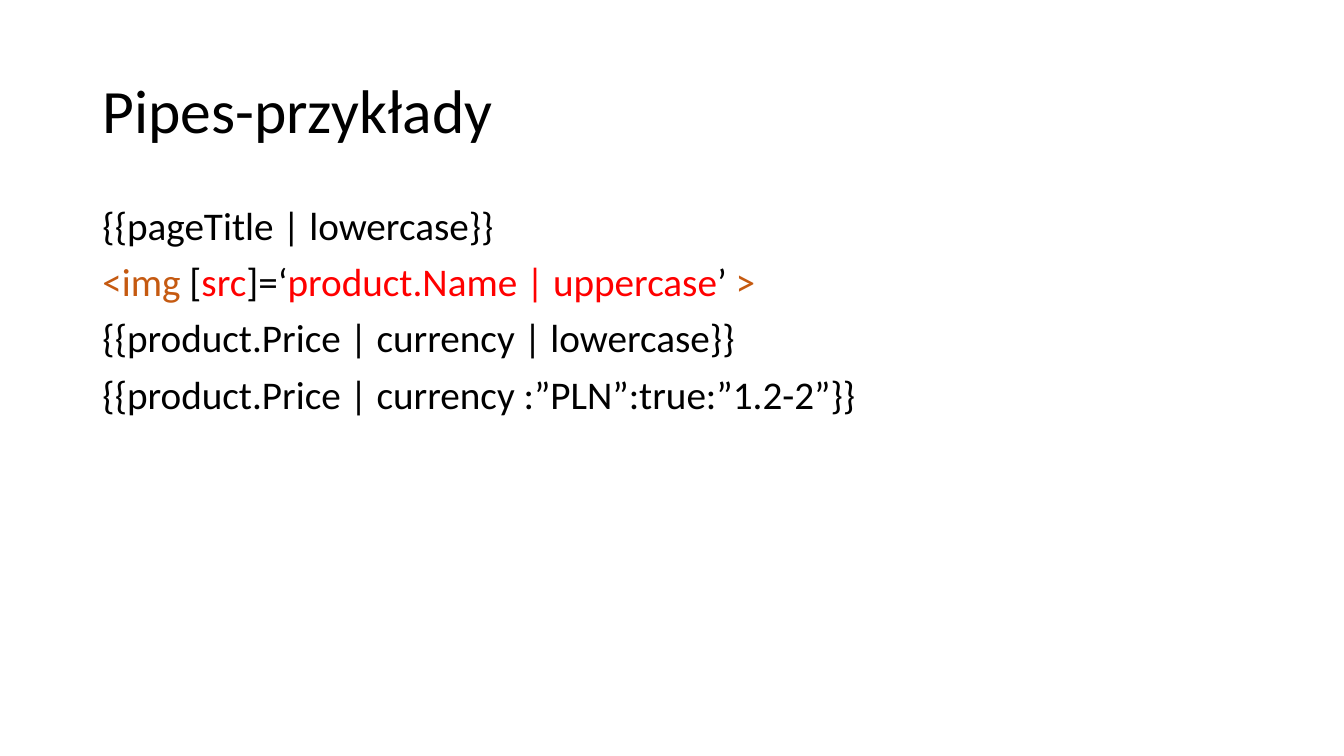
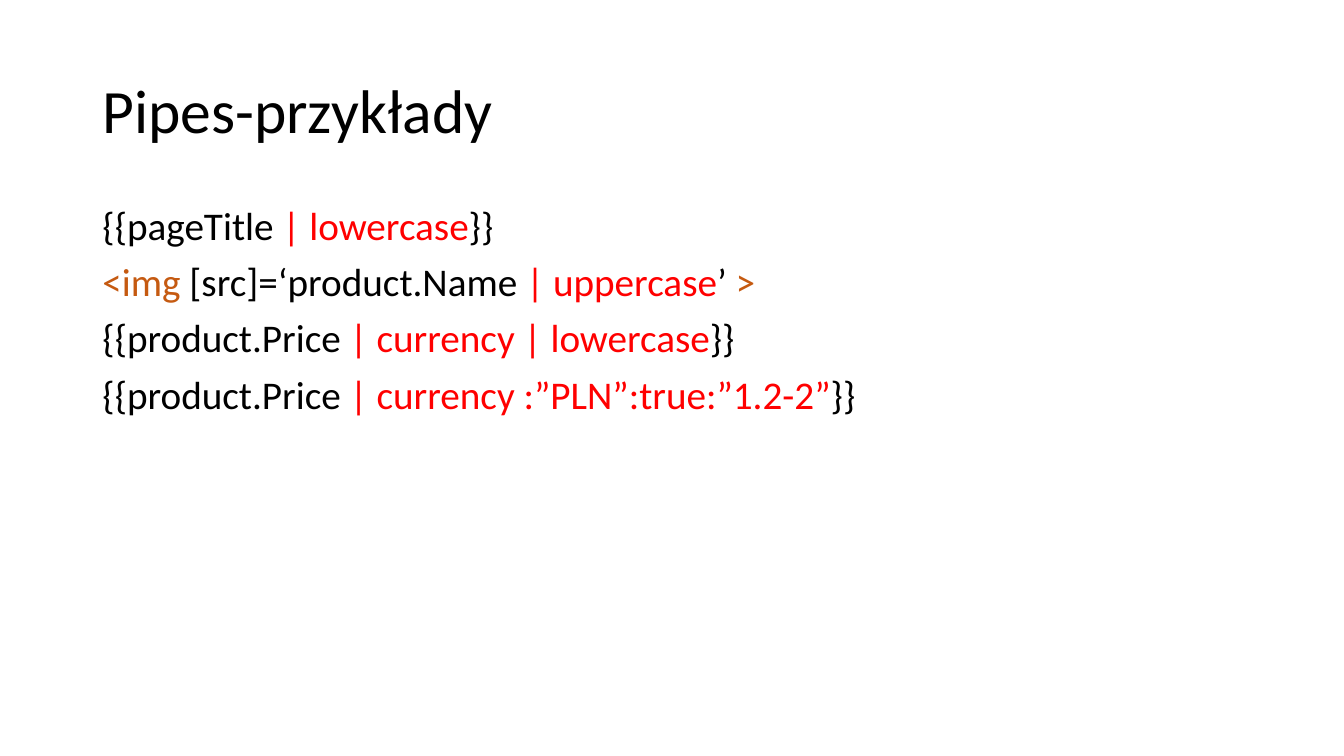
Before and after one commit to VadimPeczynski/Angular-Workshop, a slide deck: slide 9 of 2/presentation/Angular 2.pptx. Drawn at 1344x756 pixels with LibreOffice and Linux fonts; fonts in the diff are those of the drawing. Boxes give left, top, right and bottom in pixels: in the first picture for what was removed or moved away, otherwise in the second. Text is boxed around its words. In the diff, an @@ line names an element or a change of style, - is before the commit and + after.

```diff
--- a/2/presentation/Angular 2.pptx
+++ b/2/presentation/Angular 2.pptx
@@ text "{{pageTitle | lowercase}}" at [102,211,856,416]: text colour #000000 to #FF0000 in "| lowercase}}", "| currency | lowercase}}", "| currency :”PLN”:true:”1.2-2”}}"; text colour #FF0000 to #000000 in "[src]=‘product.Name" @@
```
Also in this commit, not shown: 4 other slides changed, 4 other files.
